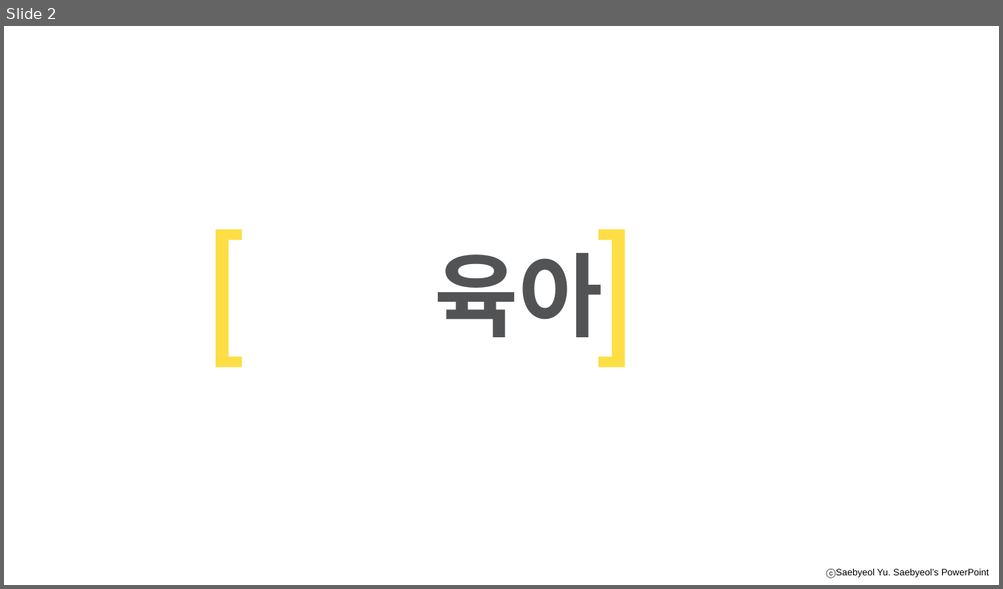
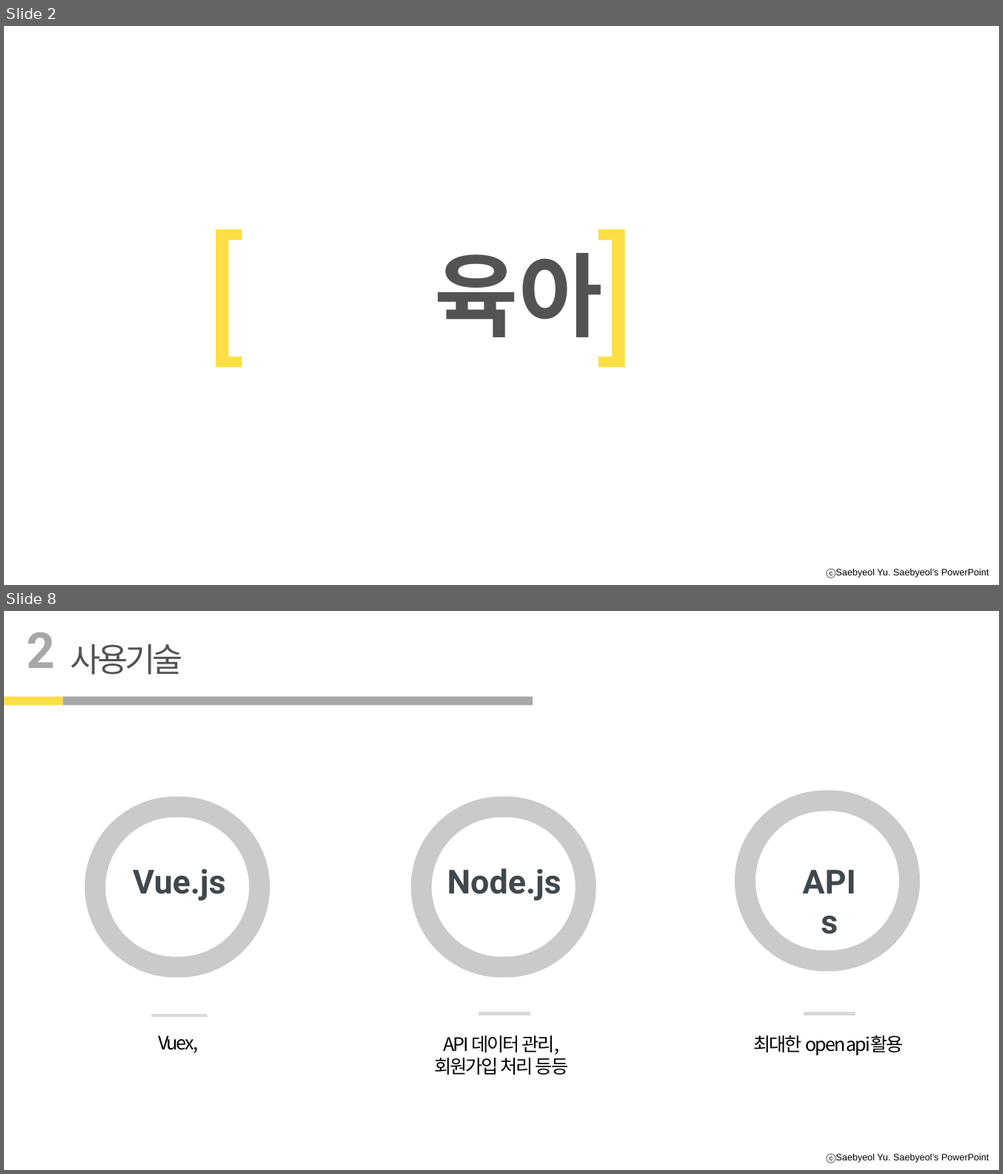
Before and after one commit to yonggyu01/mybabyari, a slide deck: 이거로할까.pptx. Shown one above the other, each under a label of ours: slide 2 before the commit, slides 2 and 8 after it; the slides between them are not shown. The pictures are 1003x589 and 1003x1174 pixels, drawn with LibreOffice and Linux fonts; fonts in the diff are those of the drawing; background and template pictures are left out. Boxes give left, top, right and bottom in pixels: in the first picture for what was removed or moved away, otherwise in the second. Text is boxed around its words. In the diff, an @@ line names an element or a change of style, - is before the commit and + after.

```diff
--- a/이거로할까.pptx
+++ b/이거로할까.pptx
@@ slide 8 added at bbox=[4, 611, 999, 1170], background #FFFFFF; not listed: 1 template element that a slide beside it also shows @@
@@ text added at bbox=[26, 632, 54, 668], 48 pt, text #A6A7A9, bold @@
+2
@@ text added at bbox=[70, 644, 182, 675], 32 pt, text #525355 @@
+사용기술
@@ rectangle added at bbox=[4, 697, 63, 706], fill #FDDE45 @@
@@ rectangle added at bbox=[63, 697, 533, 706], fill #A6A7A9 @@
@@ arc (boxed as its full ellipse) added at bbox=[95, 807, 256, 968], outline #CACACB 20 pt @@
@@ arc (boxed as its full ellipse) added at bbox=[99, 807, 259, 968], outline #CACACB 20 pt @@
@@ arc (boxed as its full ellipse) added at bbox=[421, 807, 581, 968], outline #CACACB 20 pt @@
@@ arc (boxed as its full ellipse) added at bbox=[426, 807, 586, 968], outline #CACACB 20 pt @@
@@ arc (boxed as its full ellipse) added at bbox=[745, 800, 905, 961], outline #CACACB 20 pt @@
@@ arc (boxed as its full ellipse) added at bbox=[749, 800, 910, 961], outline #CACACB 20 pt @@
@@ text added at bbox=[133, 869, 226, 901], 32 pt, text #40474D, bold @@
+Vue.js
@@ text added at bbox=[447, 869, 561, 901], 32 pt, text #40474D, bold @@
+Node.js
@@ text added at bbox=[788, 857, 871, 905], 32 pt, text #40474D, bold @@
+APIs
@@ rectangle added at bbox=[151, 1015, 208, 1018], fill #D9D9D9 @@
@@ line added from (478, 1014) to (530, 1014), #D9D9D9 3 pt @@
@@ line added from (804, 1014) to (854, 1014), #D9D9D9 3 pt @@
@@ text added at bbox=[158, 1036, 198, 1054], 18 pt, text #000000 @@
+Vuex,
@@ text added at bbox=[435, 1036, 568, 1075], 18 pt, text #000000 @@
+API 데이터 관리,
+회원가입 처리 등등
@@ text added at bbox=[753, 1036, 903, 1056], 18 pt, text #000000 @@
+최대한 open api활용
```
Also in this commit, not shown: 17 slides changed, 11 other slides added, 4 slides removed.
